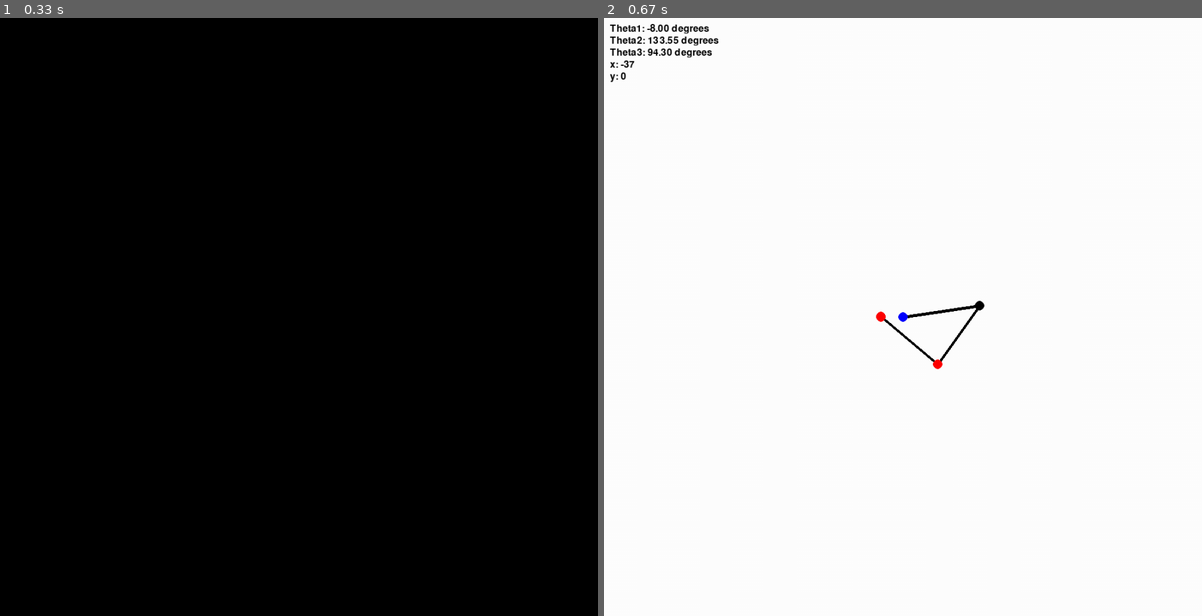
Above: before the commit, frames 1-2 (left to right).
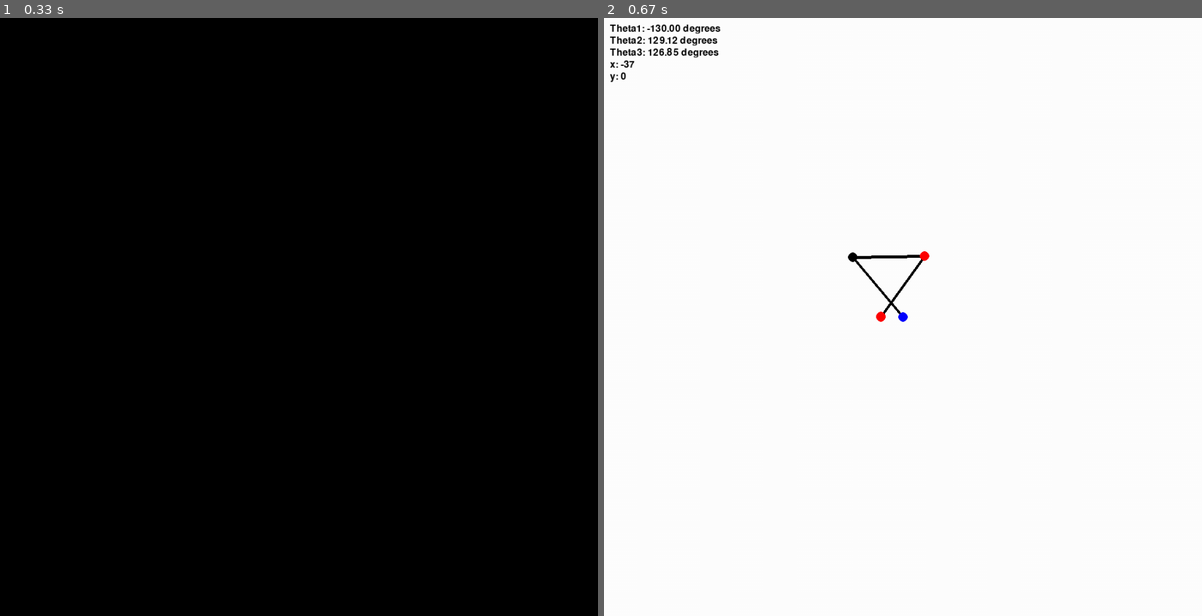
Above: after the commit, the same moments.

Repository: AliEzzat383/Side-Arduino-Projects
Game: pygame game, started from IK visualization/arm-kinematics-main/arm-kinematics-main/Arm_p2p.py
Same seed, same stepped clock (60 frames per second), same inputs: the game is played once before the commit and once after it.
Inputs (mouse positions are in pixels of both pictures, inside the frame that each line leads up to):
- Up to frame 1 (0.33 s): no input
- Up to frame 2 (0.67 s): click (879, 340) at 0.38 s

Frame 1 is identical in both runs. In frame 2, 0.7% of the frame differs, in the area x 7-64%, y 1-59%.

Commit message:
Update Arm_p2p.py
edited initial guess

Diff:
--- a/IK visualization/arm-kinematics-main/arm-kinematics-main/Arm_p2p.py
+++ b/IK visualization/arm-kinematics-main/arm-kinematics-main/Arm_p2p.py
@@ -55,7 +55,7 @@
             eq2 = y - L1 * np.sin(theta_1) - L2 * np.sin(theta_1 + theta_2) - L3 * np.sin(theta_1 + theta_2 + theta_3)
             return [eq1, eq2, 0]
         if initial_guess is None:
-            initial_guess = [56,90,88]
+            initial_guess = [5.06,-67.00,-12.00]
 
         result = fsolve(equations, initial_guess)
 
